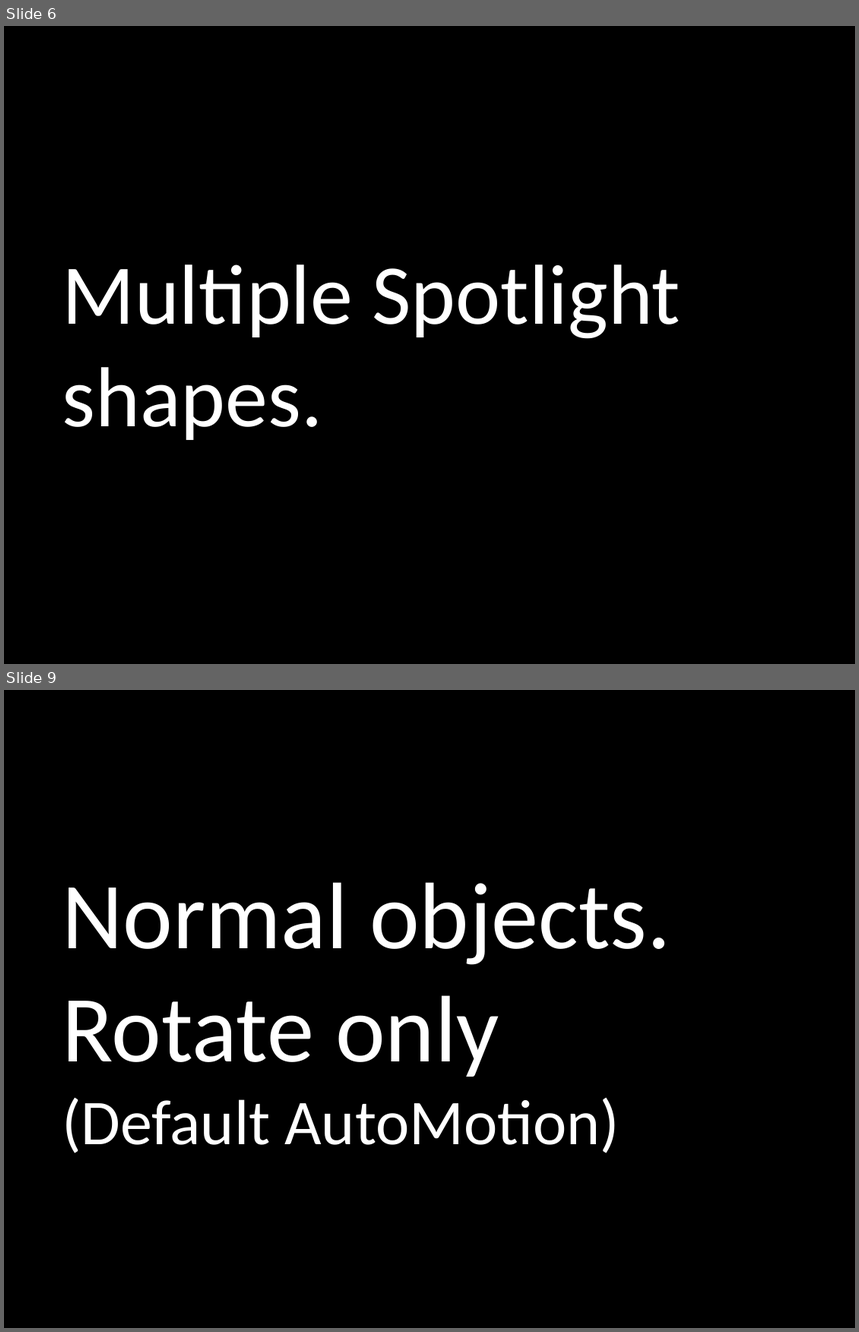
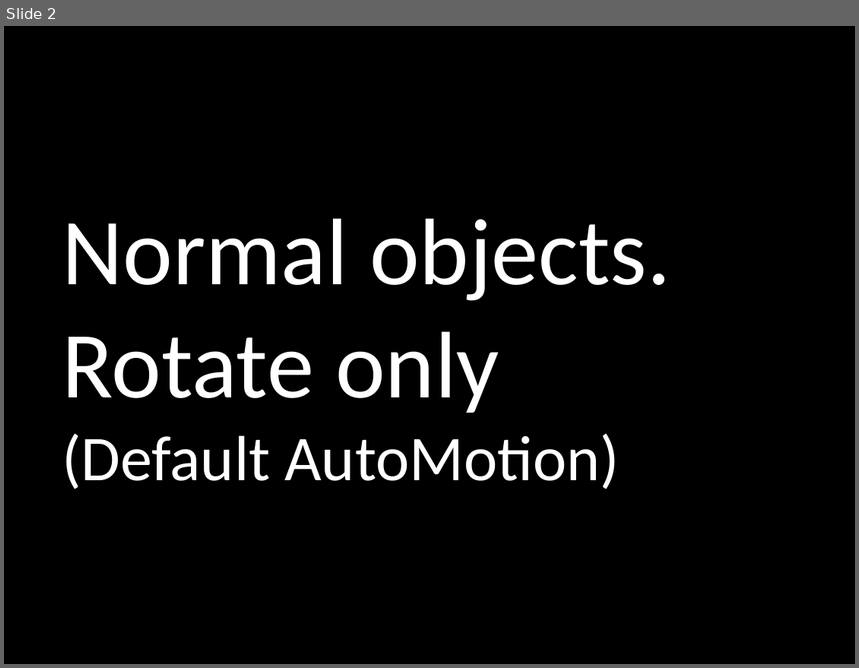
Before and after one commit to PowerPointLabs/PowerPointLabs, a slide deck: doc/Test scenarios.pptx. Shown one above the other, each under a label of ours: slides 6 and 9 before the commit, slide 2 after it; the slides between them are not shown. The pictures are 859x1332 and 859x668 pixels, drawn with LibreOffice and Linux fonts; fonts in the diff are those of the drawing. Boxes give left, top, right and bottom in pixels: in the first picture for what was removed or moved away, otherwise in the second. Text is boxed around its words. In the diff, an @@ line names an element or a change of style, - is before the commit and + after.

```diff
--- a/doc/Test scenarios.pptx
+++ b/doc/Test scenarios.pptx
@@ slide 6 removed at bbox=[4, 26, 855, 664], background #000000 @@
@@ title removed at bbox=[63, 265, 680, 440] @@
-Multiple Spotlight shapes.
@@ what was slide 9 is now slide 2 @@
```
Also in this commit, not shown: 1 slide added, 7 other slides removed, 7 other files.
